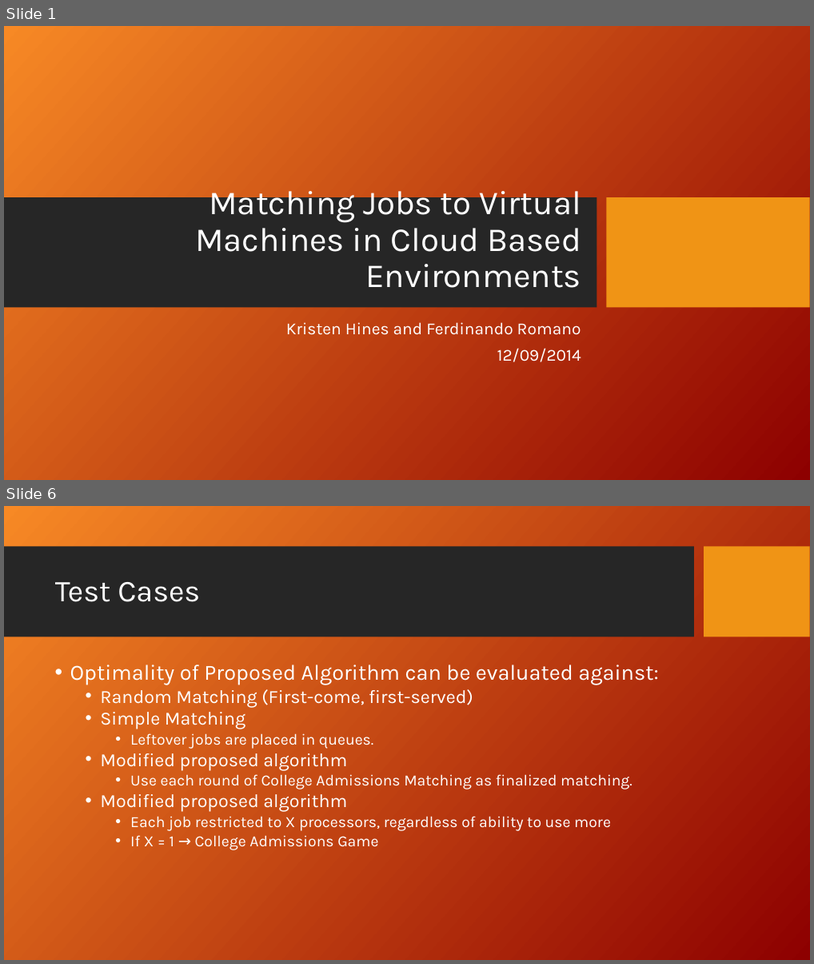
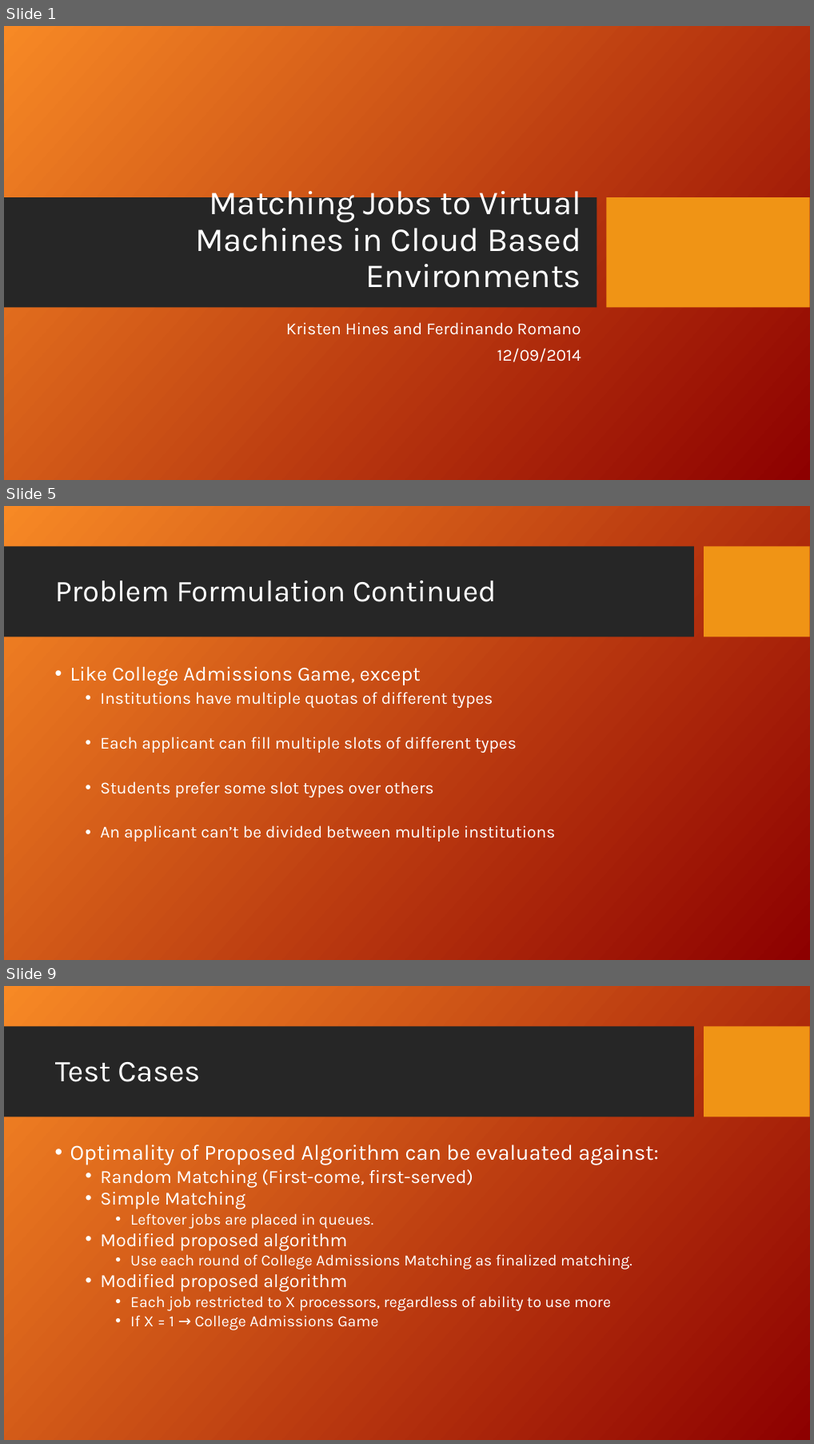
Before and after one commit to fmromano/GameTheoryProject, a slide deck: Paper/MatchingJobsPresentation_KH_FR.ppt. Shown one above the other, each under a label of ours: slides 1 and 6 before the commit, slides 1, 5 and 9 after it; the slides between them are not shown. The pictures are 814x964 and 814x1444 pixels, drawn with LibreOffice and Linux fonts; fonts in the diff are those of the drawing; background and template pictures are left out. Boxes give left, top, right and bottom in pixels: in the first picture for what was removed or moved away, otherwise in the second. Text is boxed around its words. In the diff, an @@ line names an element or a change of style, - is before the commit and + after.

```diff
--- a/Paper/MatchingJobsPresentation_KH_FR.ppt
+++ b/Paper/MatchingJobsPresentation_KH_FR.ppt
@@ slide 5 added at (4, 506, 810, 960), background picture (left out); not listed: 2 template elements that a slide beside it also shows @@
@@ title added at (55, 580, 496, 602), 36 pt, text #FFFFFF @@
+Problem Formulation Continued
@@ text added at (70, 666, 555, 841), 20 pt, text #FFFFFF @@
+• Like College Admissions Game, except
+  • Institutions have multiple quotas of different types
+  • Each applicant can fill multiple slots of different types
+  • Students prefer some slot types over others
+  • An applicant can’t be divided between multiple institutions
@@ what was slide 6 is now slide 9 @@
```
Also in this commit, not shown: 5 slides changed, 3 other slides added, 1 slide removed, 1 other file.
